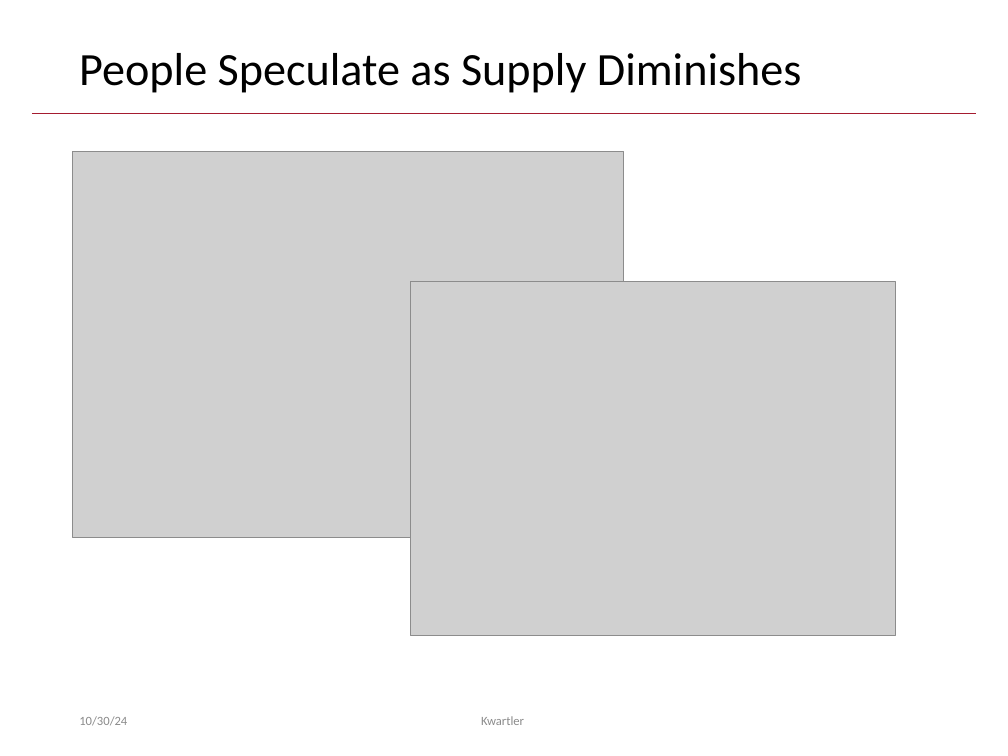
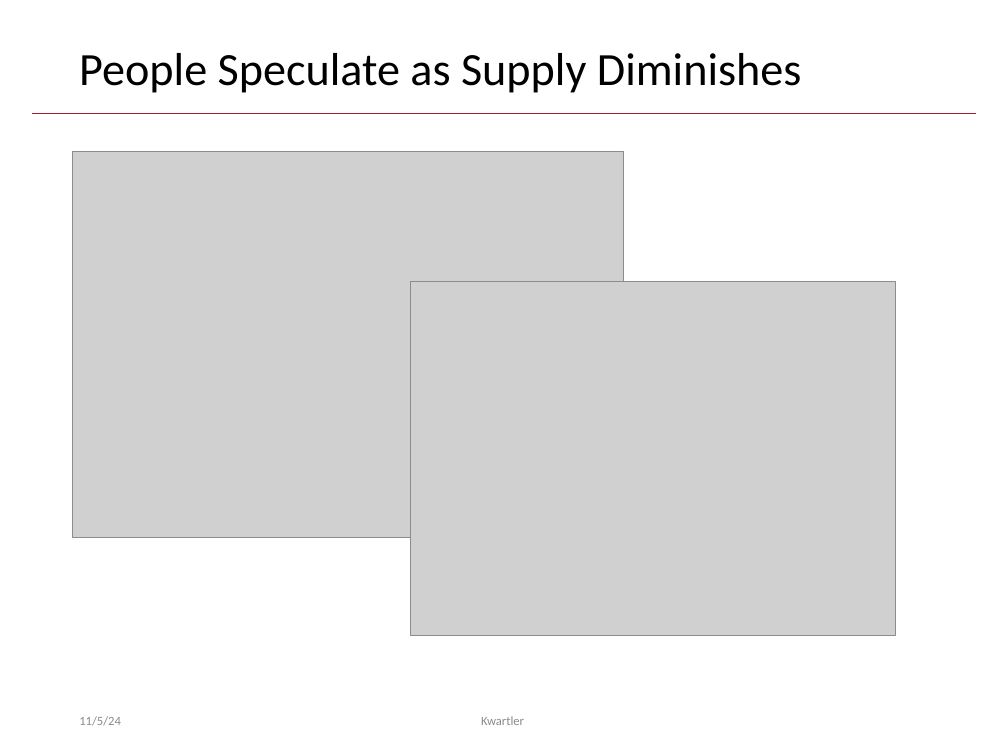
Before and after one commit to kwartler/Vienna_24, a slide deck: slide 9 of Fall_2024/day1/E_NonTraditionalMkts.pptx. Drawn at 1008x756 pixels with LibreOffice and Linux fonts; fonts in the diff are those of the drawing; grey boxes stand for pictures. Boxes give left, top, right and bottom in pixels: in the first picture for what was removed or moved away, otherwise in the second. Text is boxed around its words. In the diff, an @@ line names an element or a change of style, - is before the commit and + after.

```diff
--- a/Fall_2024/day1/E_NonTraditionalMkts.pptx
+++ b/Fall_2024/day1/E_NonTraditionalMkts.pptx
@@ text at box(79, 716, 121, 726): text changed @@
-10/30/24
+11/5/24
```
Also in this commit, not shown: 13 other slides changed, 1 slide added, 2 other files.
